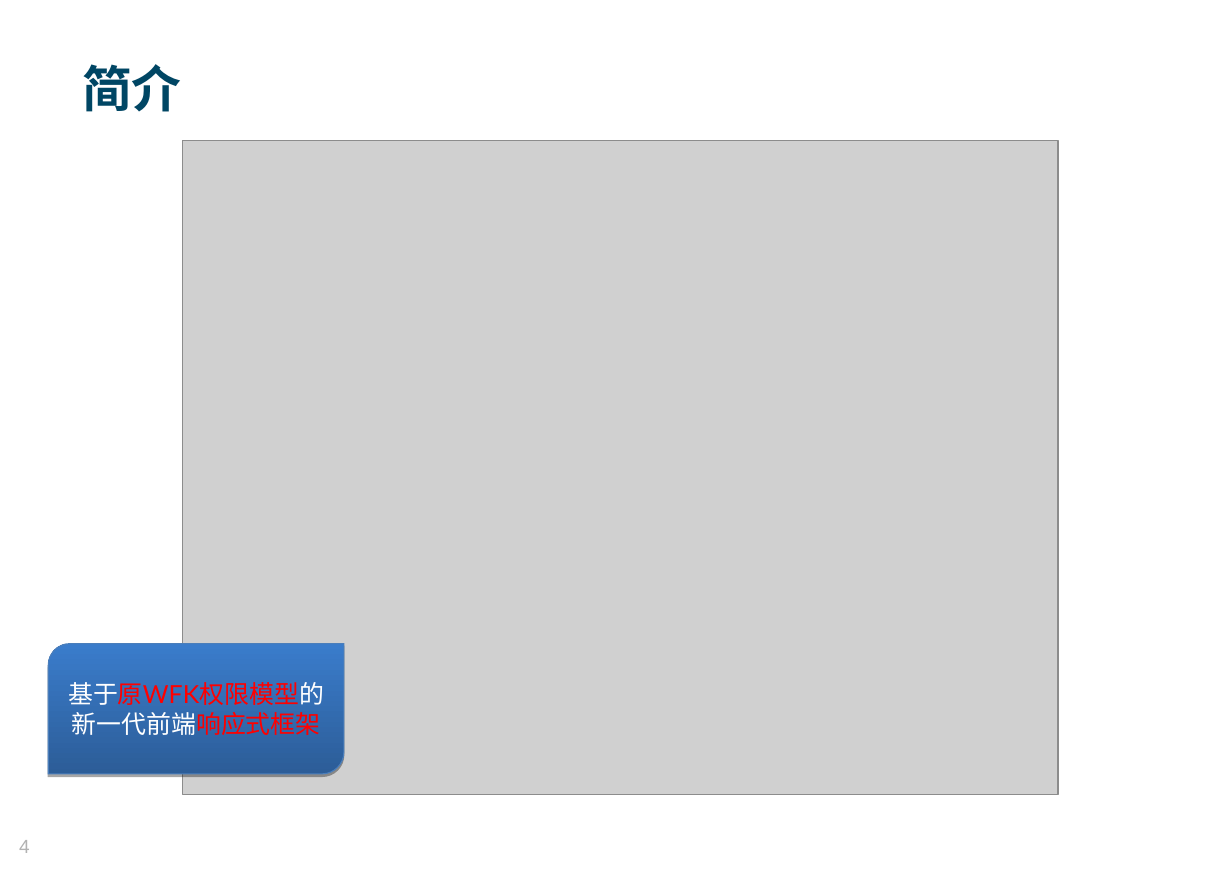
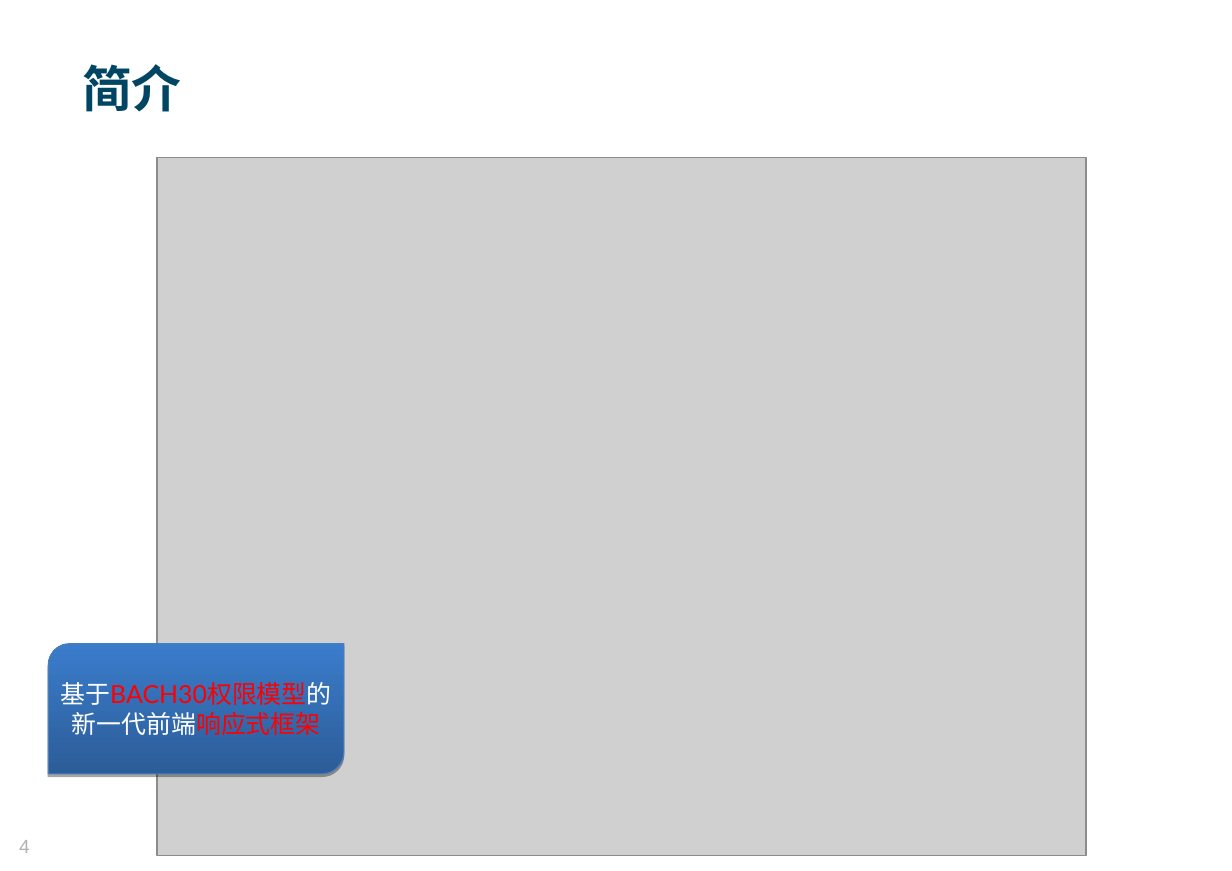
Before and after one commit to MosesZhu/Cube, a slide deck: slide 4 of Document/New Webframework Introduction.ppt. Drawn at 1232x871 pixels with LibreOffice and Linux fonts; fonts in the diff are those of the drawing; grey boxes stand for pictures; background and template pictures are left out. Boxes give left, top, right and bottom in pixels: in the first picture for what was removed or moved away, otherwise in the second. Text is boxed around its words. In the diff, an @@ line names an element or a change of style, - is before the commit and + after.

```diff
--- a/Document/New Webframework Introduction.ppt
+++ b/Document/New Webframework Introduction.ppt
@@ picture: place and size @@
-picture at <box>183,141,1059,796</box>
+picture at <box>157,157,1087,856</box>
@@ text in freeform shape at <box>60,682,331,713</box>: text changed @@
-基于原WFK权限模型的
+基于BACH30权限模型的
```
Also in this commit, not shown: 10 other slides changed, 2 slides added, 4 slides removed, 12 other files.
